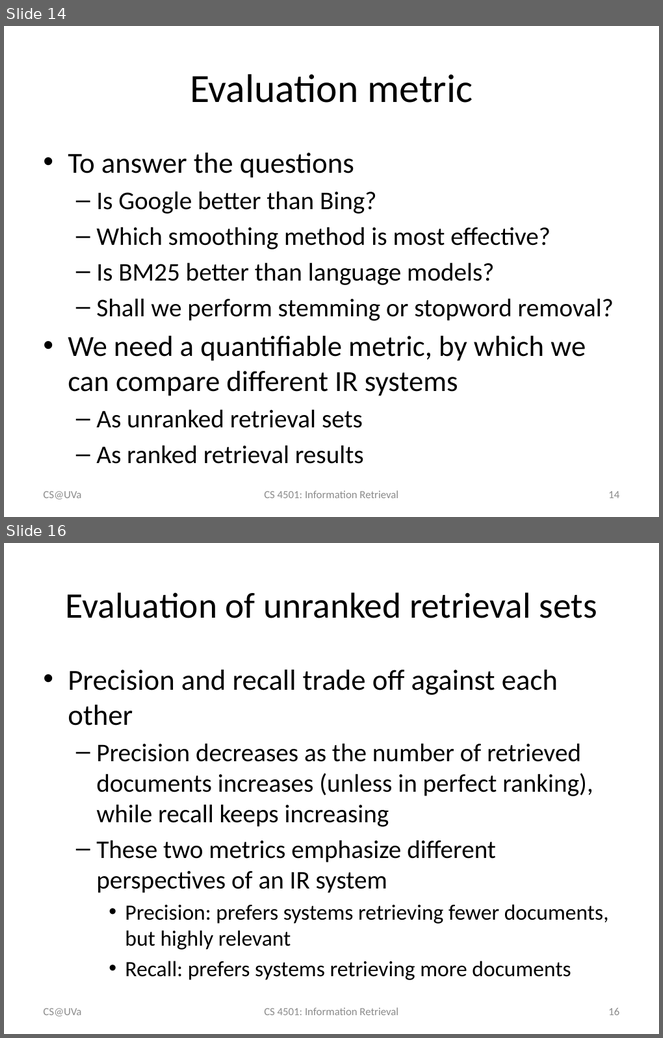
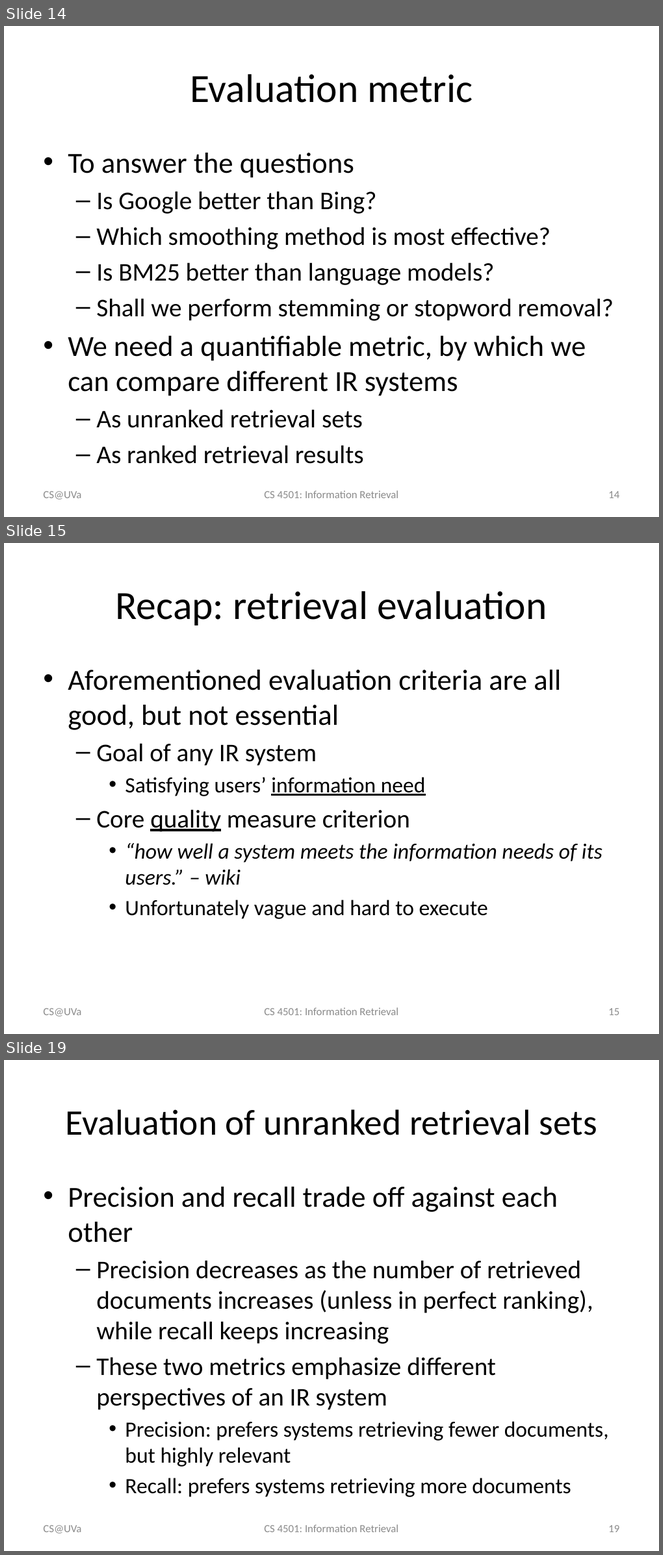
Before and after one commit to wang296/IR2015, a slide deck: docs/Information Retrieval Evaluation.pptx. Shown one above the other, each under a label of ours: slides 14 and 16 before the commit, slides 14, 15 and 19 after it; the slides between them are not shown. The pictures are 663x1038 and 663x1555 pixels, drawn with LibreOffice and Linux fonts; fonts in the diff are those of the drawing. Boxes give left, top, right and bottom in pixels: in the first picture for what was removed or moved away, otherwise in the second. Text is boxed around its words. In the diff, an @@ line names an element or a change of style, - is before the commit and + after.

```diff
--- a/docs/Information Retrieval Evaluation.pptx
+++ b/docs/Information Retrieval Evaluation.pptx
@@ slide 15 added at [4,543,659,1034], background #FFFFFF @@
@@ title added at [116,591,547,626], 44 pt, text #000000 @@
+Recap: retrieval evaluation
@@ text added at [68,670,603,919], 24 pt, text #000000 @@
+• Aforementioned evaluation criteria are all good, but not essential
+  – Goal of any IR system
+    • Satisfying users’ information need
+  – Core quality measure criterion
+    • “how well a system meets the information needs of its users.” – wiki
+    • Unfortunately vague and hard to execute
@@ text added at [43,1008,81,1017], 12 pt, text #8C8C8C @@
+CS@UVa
@@ text added at [264,1008,399,1016], 12 pt, text #8C8C8C @@
+CS 4501: Information Retrieval
@@ page number added at [608,1008,620,1016], 12 pt, text #8C8C8C @@
+15
@@ what was slide 16 is now slide 19 @@
@@ page number at [608,1525,620,1533]: text changed @@
-16
+19
```
Also in this commit, not shown: 3 slides changed, 13 other slides added, 2 other files.
